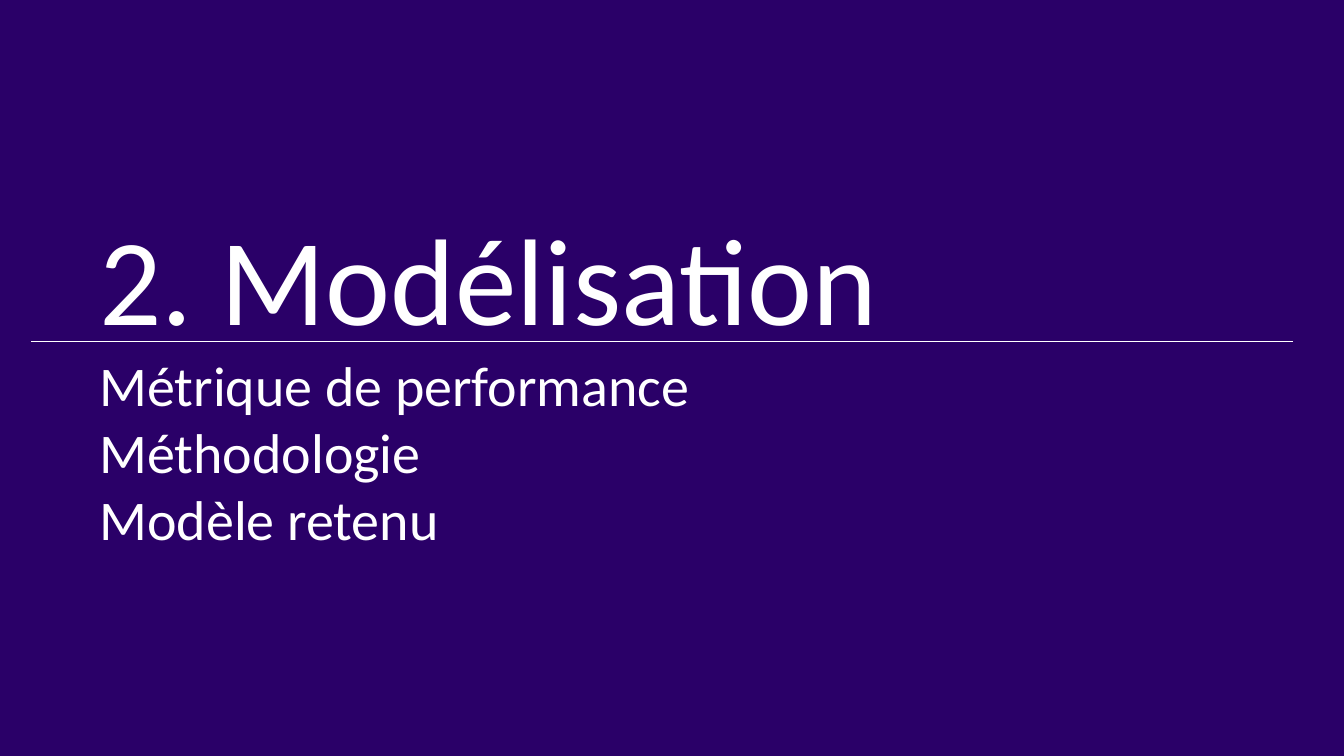
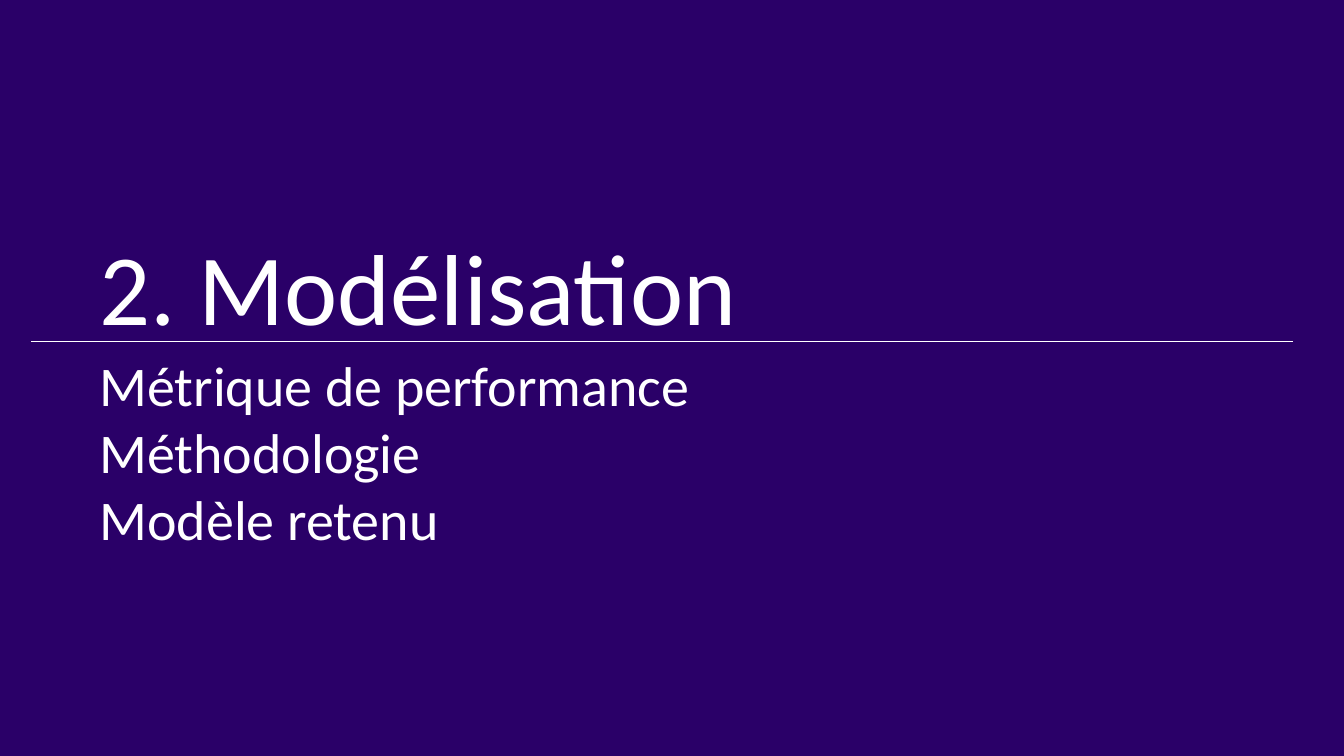
Before and after one commit to EtudiantOC2/implement_scoring_model_v2, a slide deck: slide 10 of evaluation/P7_Presentation.pptx. Drawn at 1344x756 pixels with LibreOffice and Linux fonts; fonts in the diff are those of the drawing. Boxes give left, top, right and bottom in pixels: in the first picture for what was removed or moved away, otherwise in the second. Text is boxed around its words. In the diff, an @@ line names an element or a change of style, - is before the commit and + after.

```diff
--- a/evaluation/P7_Presentation.pptx
+++ b/evaluation/P7_Presentation.pptx
@@ text in rectangle at (100, 255, 736, 342): size 88 to 72 pt in "2. Modélisation" @@
```
Also in this commit, not shown: 13 other slides changed, 1 slide removed, 2 other files.
